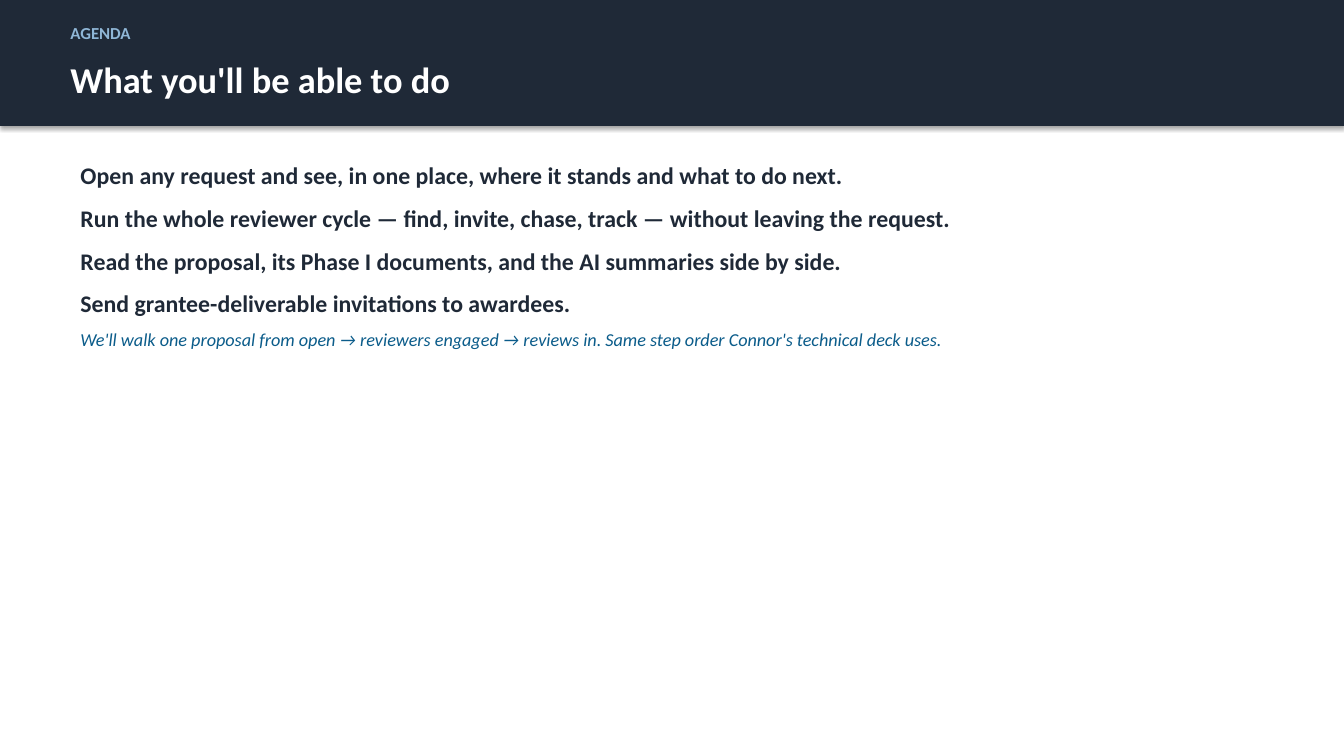
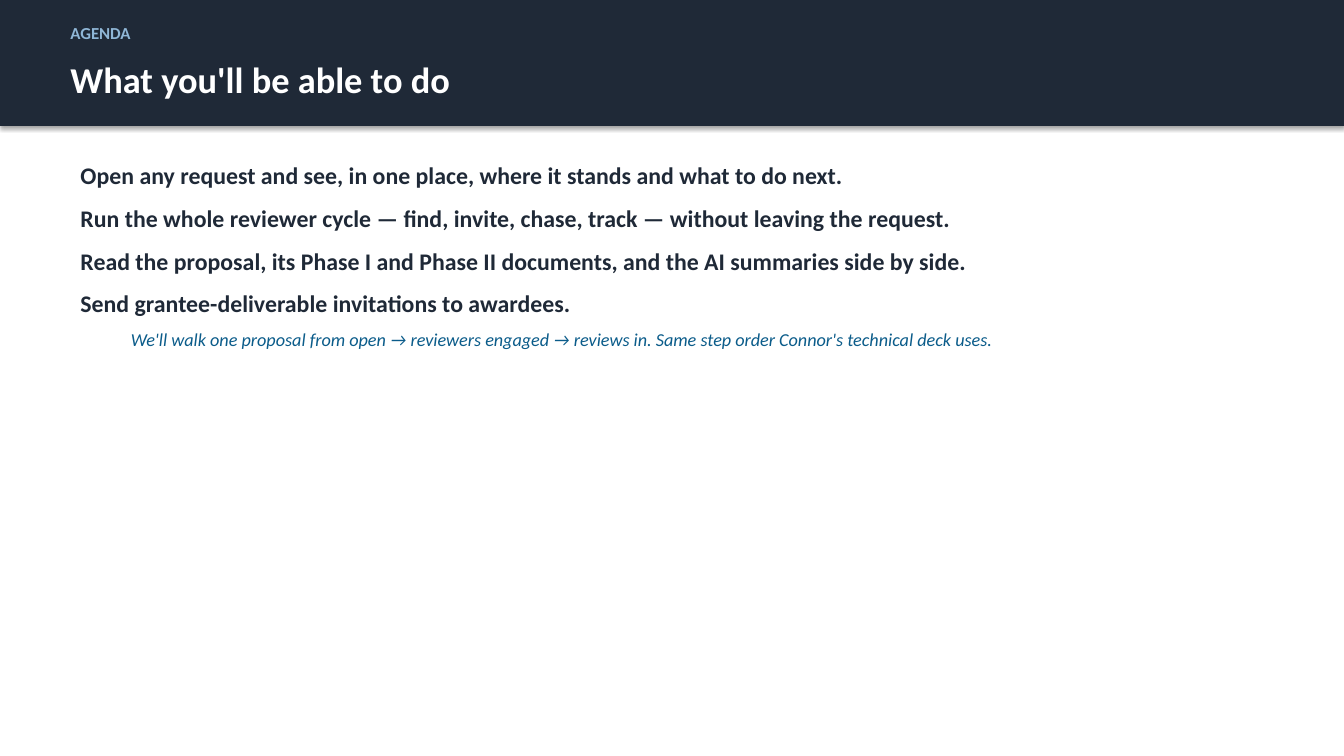
Before and after one commit to justingallivan/wmkf-research-apps, a slide deck: slide 2 of docs/onboarding/Workbench_Onboarding_PD.pptx. Drawn at 1344x756 pixels with LibreOffice and Linux fonts; fonts in the diff are those of the drawing. Boxes give left, top, right and bottom in pixels: in the first picture for what was removed or moved away, otherwise in the second. Text is boxed around its words. In the diff, an @@ line names an element or a change of style, - is before the commit and + after.

```diff
--- a/docs/onboarding/Workbench_Onboarding_PD.pptx
+++ b/docs/onboarding/Workbench_Onboarding_PD.pptx
@@ text at <box>80,253,965,274</box>: text changed @@
-Read the proposal, its Phase I documents, and the AI summaries side by side.
+Read the proposal, its Phase I and Phase II documents, and the AI summaries side by side.
@@ text at <box>131,333,992,349</box>: indent changed @@
```
Also in this commit, not shown: 12 other slides changed, 4 other files.
